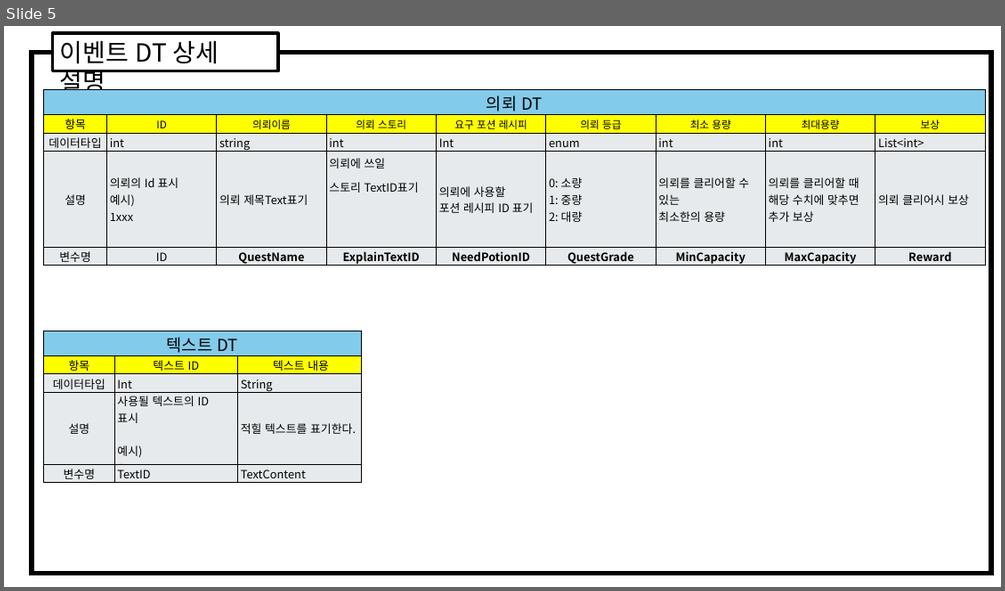
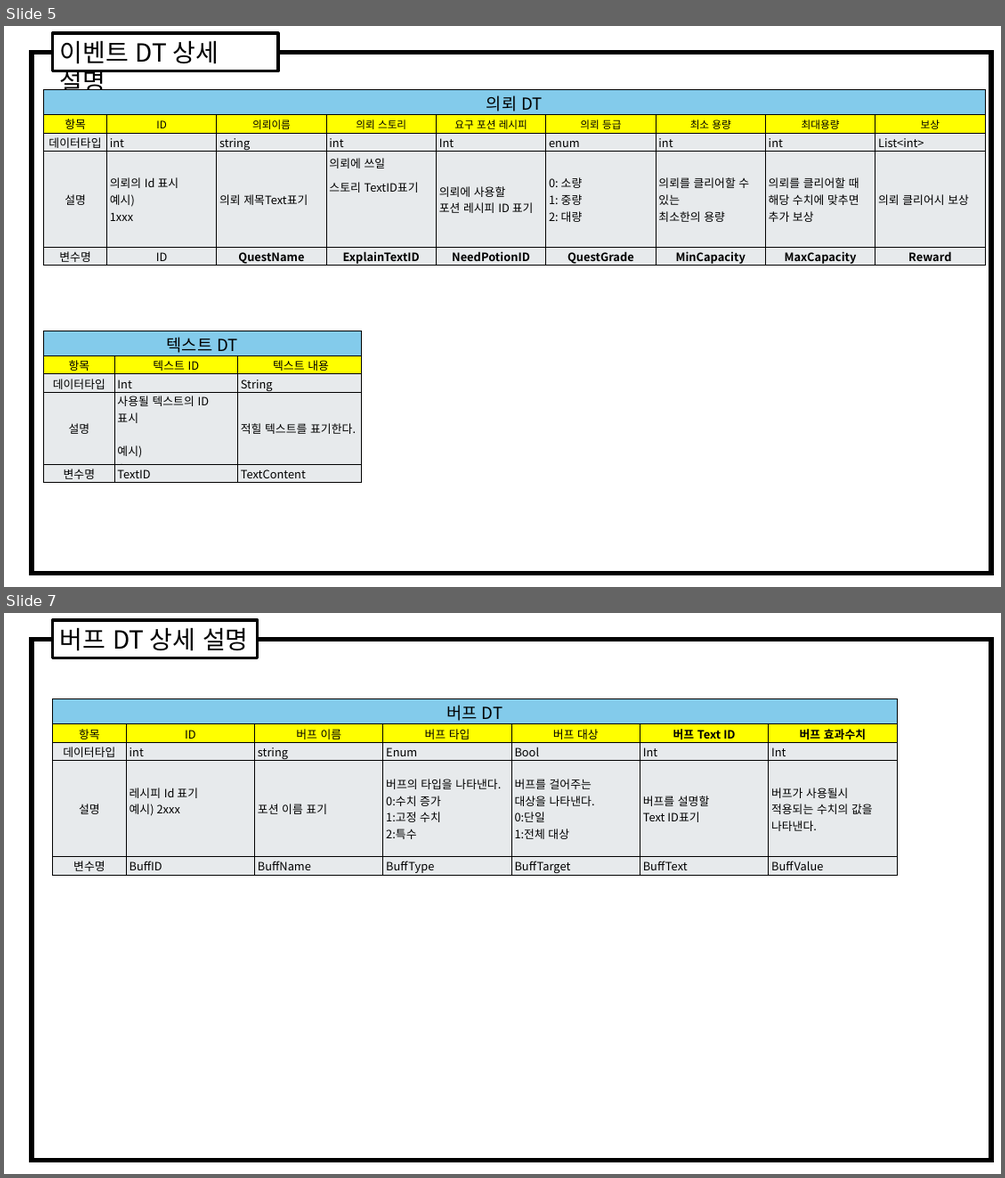
Before and after one commit to gws1017/BlackPotion, a slide deck: document/ProejectDT.pptx. Shown one above the other, each under a label of ours: slide 5 before the commit, slides 5 and 7 after it; the slides between them are not shown. The pictures are 1005x591 and 1005x1178 pixels, drawn with LibreOffice and Linux fonts; fonts in the diff are those of the drawing. Boxes give left, top, right and bottom in pixels: in the first picture for what was removed or moved away, otherwise in the second. Text is boxed around its words. In the diff, an @@ line names an element or a change of style, - is before the commit and + after.

```diff
--- a/document/ProejectDT.pptx
+++ b/document/ProejectDT.pptx
@@ slide 7 added at <box>4,613,1001,1174</box>, background #FFFFFF @@
@@ rectangle added at <box>32,639,992,1160</box>, fill #FFFFFF, outline #000000 4.5 pt @@
@@ rectangle added at <box>53,620,258,657</box>, fill #FFFFFF, outline #000000 3 pt, 24 pt, text #000000 @@
+버프 DT 상세 설명
@@ table added at <box>53,699,898,876</box>, 5 rows, 7 columns @@
+버프 DT |  |  |  |  |  | 
+항목 | ID | 버프 이름 | 버프 타입 | 버프 대상 | 버프 Text ID | 버프 효과수치
+데이터타입 | int | string | Enum | Bool | Int | Int
+설명 | 레시피 Id 표기 / 예시) 2xxx | 포션 이름 표기 | 버프의 타입을 나타낸다. / 0:수치 증가 / 1:고정 수치 / 2:특수 | 버프를 걸어주는 / 대상을 나타낸다. / 0:단일 / 1:전체 대상 | 버프를 설명할 / Text ID표기 | 버프가 사용될시 / 적용되는 수치의 값을 / 나타낸다.
+변수명 | BuffID | BuffName | BuffType | BuffTarget | BuffText | BuffValue
```
Also in this commit, not shown: 1 slide changed, 3 other files.
